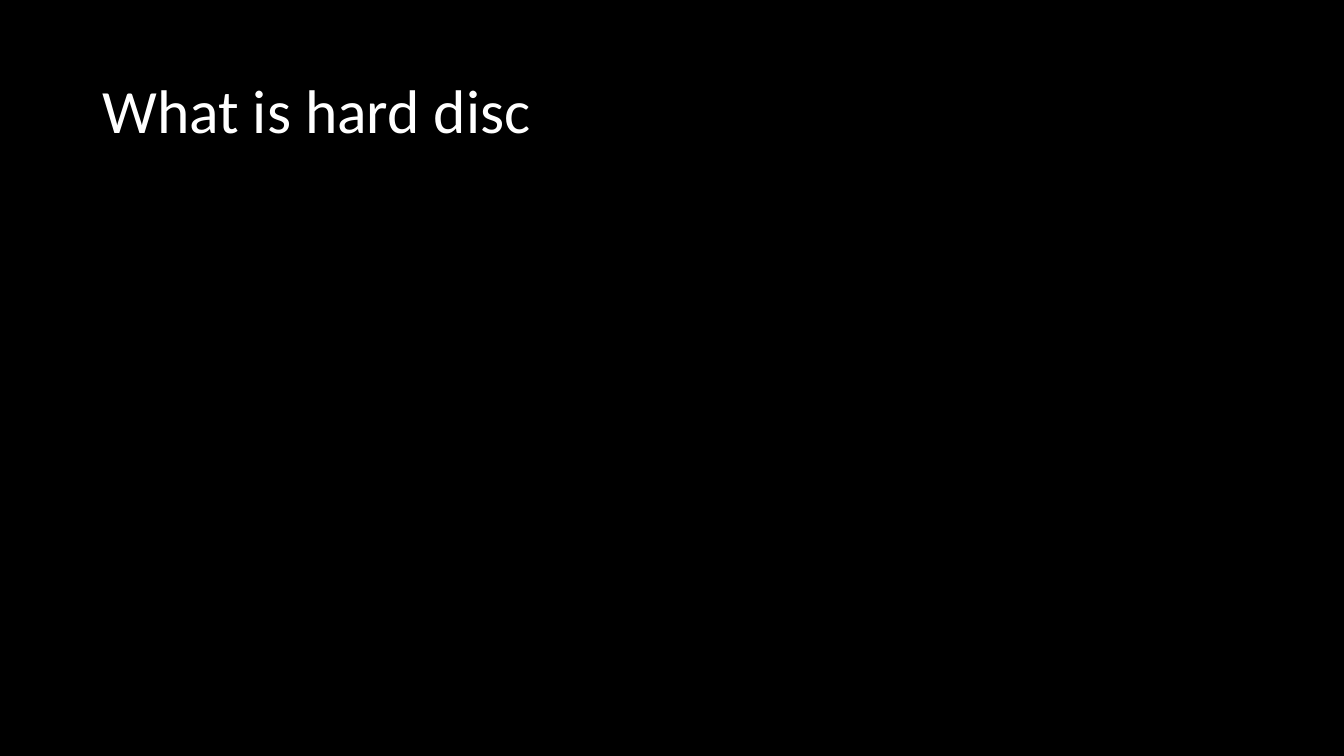
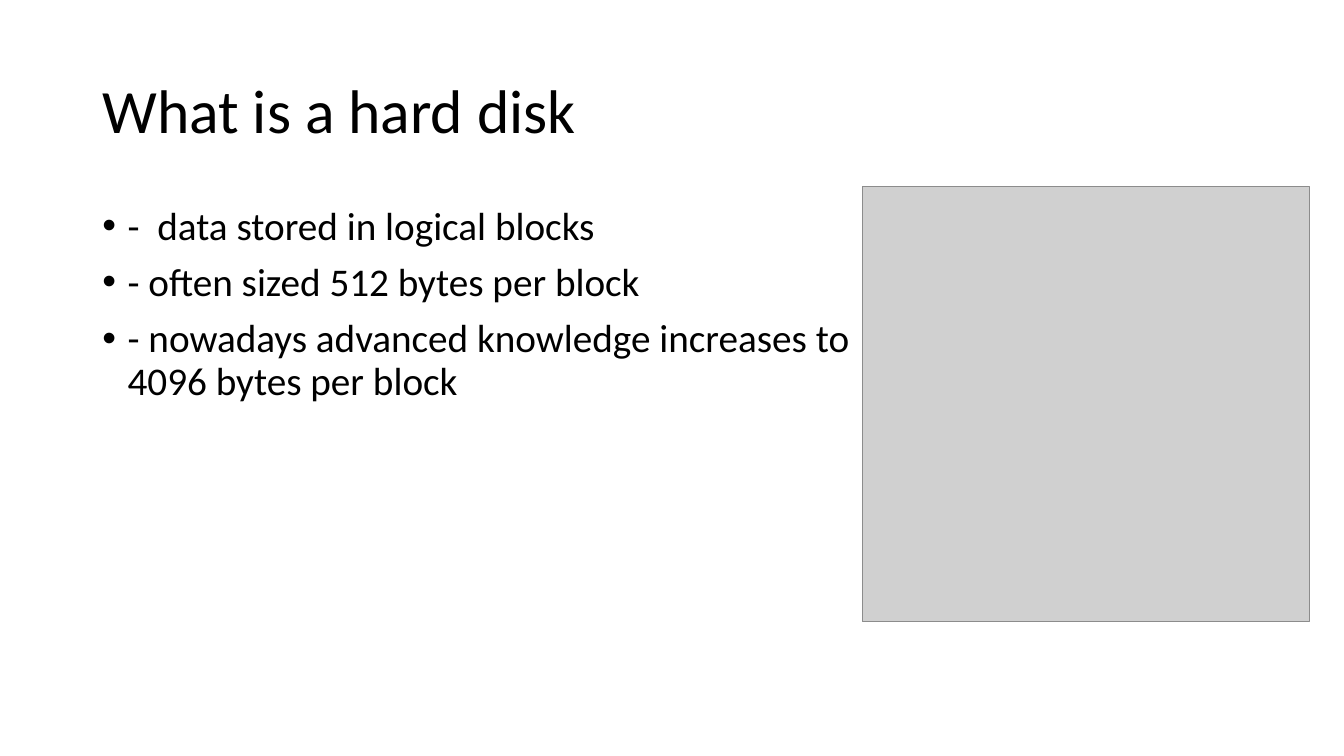
Before and after one commit to linzexinmasterchief/SchoolWorks, a slide deck: slide 2 of computerScience/hard disc.pptx. Drawn at 1344x756 pixels with LibreOffice and Linux fonts; fonts in the diff are those of the drawing; grey boxes stand for pictures. Boxes give left, top, right and bottom in pixels: in the first picture for what was removed or moved away, otherwise in the second. Text is boxed around its words. In the diff, an @@ line names an element or a change of style, - is before the commit and + after.

```diff
--- a/computerScience/hard disc.pptx
+++ b/computerScience/hard disc.pptx
@@ background #000000 to #FFFFFF @@
@@ title at bbox=[102, 90, 575, 134]: text changed; text colour #FFFFFF to #000000 @@
-What is hard disc
+What is a hard disk
@@ picture added at bbox=[862, 187, 1309, 622] @@
@@ text added at bbox=[128, 212, 849, 402], 28 pt, text #000000 @@
+• - data stored in logical blocks
+• - often sized 512 bytes per block
+• - nowadays advanced knowledge increases to 4096 bytes per block
```
Also in this commit, not shown: 5 other slides changed, 6 slides added, 3 slides removed, 3 other files.
